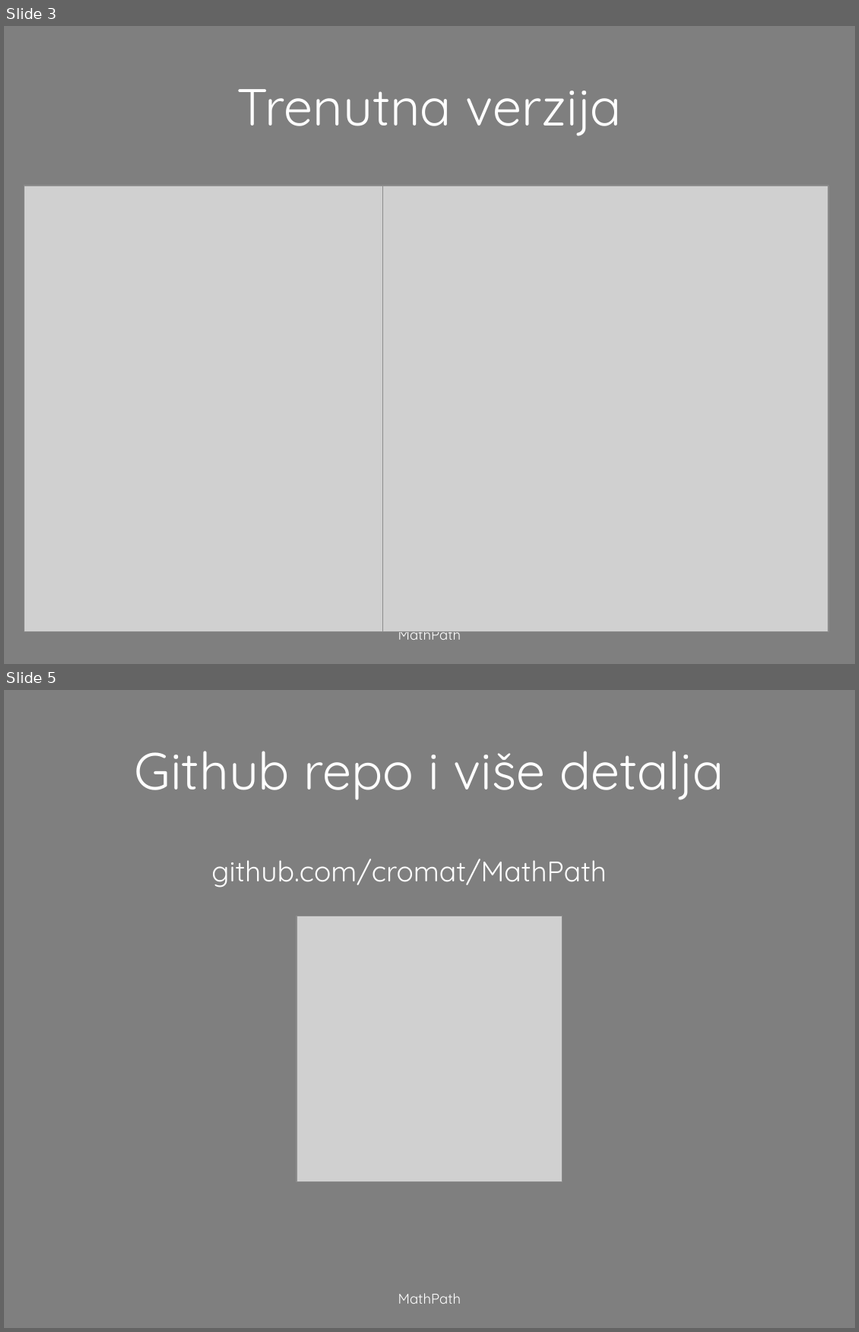
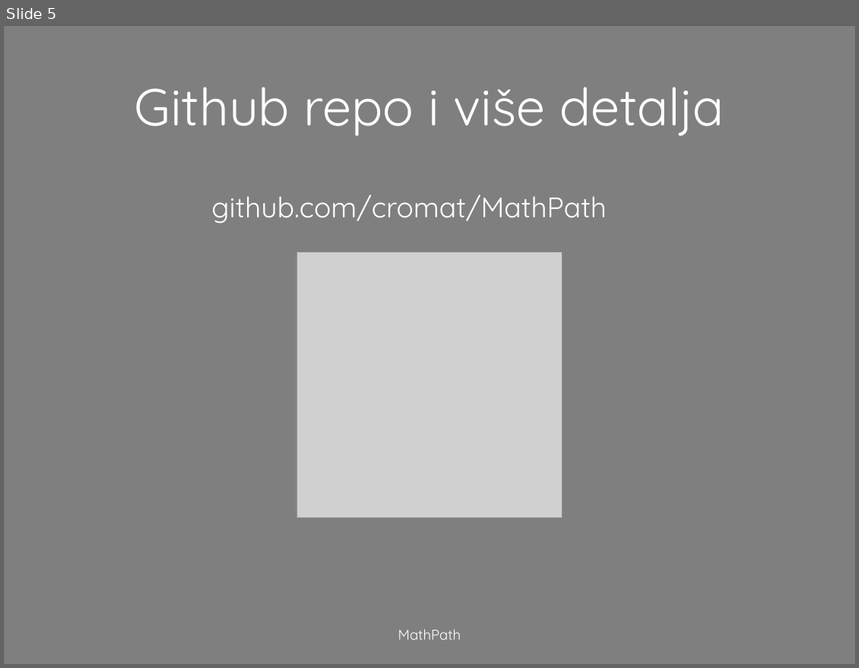
Before and after one commit to cromat/MathPath, a slide deck: MathPath.pptx. Shown one above the other, each under a label of ours: slides 3 and 5 before the commit, slide 5 after it; the slides between them are not shown. The pictures are 859x1332 and 859x668 pixels, drawn with LibreOffice and Linux fonts; fonts in the diff are those of the drawing; grey boxes stand for pictures. Boxes give left, top, right and bottom in pixels: in the first picture for what was removed or moved away, otherwise in the second. Text is boxed around its words. In the diff, an @@ line names an element or a change of style, - is before the commit and + after.

Commit message:
Screenshots and presentation

```diff
--- a/MathPath.pptx
+++ b/MathPath.pptx
@@ slide 3 removed at (x1=4, y1=26, x2=855, y2=664), background #7F7F7F @@
@@ title removed at (x1=237, y1=89, x2=622, y2=136) @@
-Trenutna verzija
@@ picture removed at (x1=25, y1=185, x2=470, y2=631) @@
@@ picture removed at (x1=382, y1=185, x2=828, y2=631) @@
@@ text removed at (x1=398, y1=625, x2=462, y2=640) @@
-MathPath
```
Also in this commit, not shown: 3 slides changed, 1 slide added, 27 other files.
